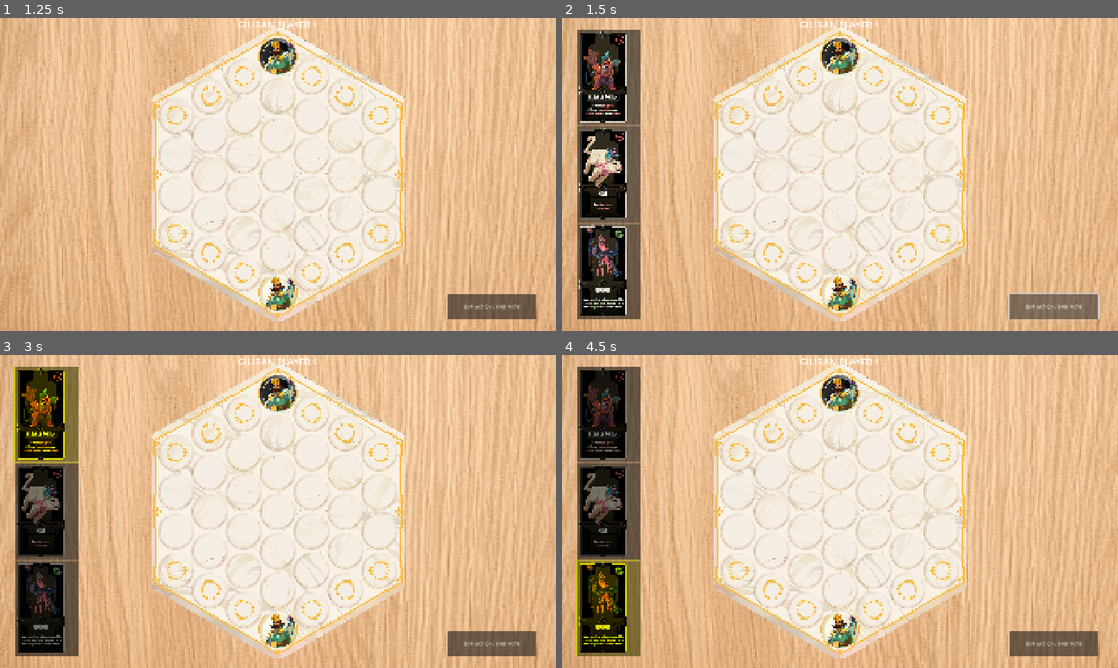
Above: before the commit, frames 1-4 (two rows, left to right).
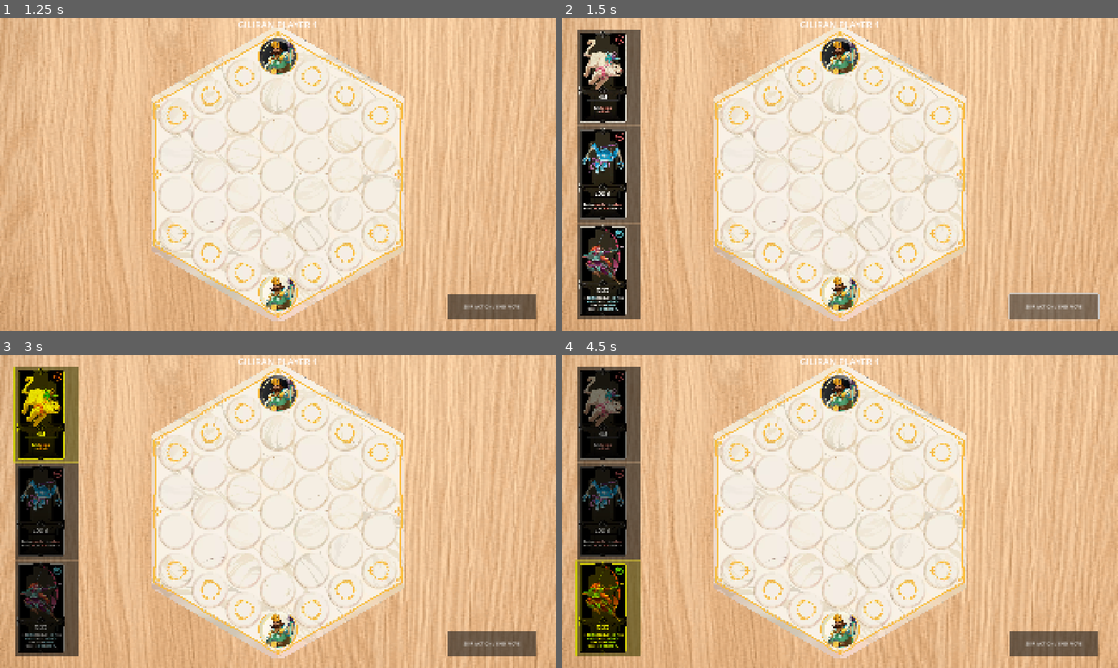
Above: after the commit, the same moments.

Repository: jecongg/proyek-ai
Game: Godot game, scene res://MainMenu.tscn
Same seed, same stepped clock (60 frames per second), same inputs: the game is played once before the commit and once after it.
Inputs (mouse positions are in pixels of both pictures, inside the frame that each line leads up to):
- Up to frame 1 (1.25 s): click "Play" at 0.5 s
- Up to frame 2 (1.5 s): click "SKIP ACTION / END MOVE" at 1.25 s
- Up to frame 3 (3 s): click "SKIP ACTION / END MOVE" at 2 s; click (44, 414) at 2.75 s
- Up to frame 4 (4.5 s): click (606, 511) at 3.5 s; click (606, 608) at 4.25 s

Frame 1 is identical in both runs. In frame 2, 2.6% of the frame differs, in the area x 3-12%, y 6-95%; in frame 3, 2.3%; in frame 4, 2.4%.

Commit message:
Acrobat and Bruiser skill

Diff:
--- a/CardDB.gd
+++ b/CardDB.gd
@@ -10,19 +10,19 @@
 	"RIDER": RiderData,
 	"ASSASSIN": AssassinData,
 	"ARCHER": ArcherData,
-	"ROYAL_GUARD": RoyalGuardData,
-	"VIZIER": VizierData,
-	"WANDERER": WandererData,
-	"BREWMASTER": BrewmasterData,
-	"BRUISER": BruiserData,
-	"CLAW_LAUNCHER": ClawLauncherData,
-	"ILLUSIONIST": IllusionistData,
-	"MANIPULATOR": ManipulatorData,
-	"JAILER": JailerData,
-	"PROTECTOR": ProtectorData,
-	"NEMESIS": NemesisData,
-	"HERMIT": HermitData,
-	"CUB": CubData
+	#"ROYAL_GUARD": RoyalGuardData,
+	#"VIZIER": VizierData,
+	#"WANDERER": WandererData,
+	#"BREWMASTER": BrewmasterData,
+	#"BRUISER": BruiserData,
+	#"CLAW_LAUNCHER": ClawLauncherData,
+	#"ILLUSIONIST": IllusionistData,
+	#"MANIPULATOR": ManipulatorData,
+	#"JAILER": JailerData,
+	#"PROTECTOR": ProtectorData,
+	#"NEMESIS": NemesisData,
+	#"HERMIT": HermitData,
+	#"CUB": CubData
 }
 
 # --- DECK MANAGEMENT ---
--- a/characters/AcrobatData.gd
+++ b/characters/AcrobatData.gd
@@ -9,39 +9,69 @@
 	card_x = 0
 	card_y = 0
 	ai_value = 4
+	has_active_skill = true
 
 func get_valid_moves(board_state: Dictionary, current_pos: Vector2i, my_owner_id: int) -> Array:
 	var moves = []
-
-	# PENTING: Ambil arah dari GridManager yang sudah dikoreksi
-	# Jangan ketik manual Vector2i lagi
-	#var directions = preload("res://game_panel.gd").GridManager_DIRECTIONS
-	# ^ Cara di atas agak ribet karena GridManager nempel di node.
-	# LEBIH BAIK KITA COPY ARRAYNYA KE SINI:
-	const valid_directions = [
-		Vector2i(0, -1),  # Atas Kiri
-		Vector2i(1, -2),  # Atas Kanan
-		Vector2i(1, -1),  # Kanan
-		Vector2i(0, 1),   # Bawah Kanan
-		Vector2i(-1, 2),  # Bawah Kiri
-		Vector2i(-1, 1)   # Kiri
+	const directions = [
+		Vector2i(0, -1), Vector2i(1, -2), Vector2i(1, -1),
+		Vector2i(0, 1), Vector2i(-1, 2), Vector2i(-1, 1)
 	]
 
-	#var valid_directions = [
-		#Vector2i(0, -1), Vector2i(1, -2), Vector2i(1, -1),
-		#Vector2i(0, 1), Vector2i(-1, 2), Vector2i(-1, 1)
-	#]
-
-	for dir in valid_directions:
-		# Lompat 2 langkah (kali 2)
-		var target_pos = current_pos + (dir * 2)
-
-		# Logic tambahan: Acrobat biasanya harus melompati SESEORANG.
-		# Kalau di game aslinya boleh lompat di ruang kosong, biarkan code ini.
-		# Kalau wajib ada orang yang dilompati:
-		# var mid_pos = current_pos + dir
-		# if board_state.has(mid_pos): moves.append(target_pos)
-
-		moves.append(target_pos)
+	for dir in directions:
+		var target = current_pos + dir
+		if not board_state.has(target):
+			moves.append(target)
 
 	return moves
+
+# --- 2. TARGET SKILL (Lompatan) ---
+# Mencari titik pendaratan lompatan (1x atau 2x)
+func get_skill_targets(board_state: Dictionary, current_pos: Vector2i, my_owner_id: int) -> Array:
+	var targets = []
+	const directions = [
+		Vector2i(0, -1), Vector2i(1, -2), Vector2i(1, -1),
+		Vector2i(0, 1), Vector2i(-1, 2), Vector2i(-1, 1)
+	]
+
+	# --- LOMPATAN PERTAMA ---
+	for dir in directions:
+		var mid_pos = current_pos + dir          # Batu loncatan (harus ada orang)
+		var land_pos_1 = current_pos + (dir * 2) # Pendaratan 1 (harus kosong)
+
+		# Syarat: Ada orang di tengah & Tujuan kosong
+		if board_state.has(mid_pos) and not board_state.has(land_pos_1):
+
+			# Tambahkan Pendaratan 1 sebagai opsi
+			if not targets.has(land_pos_1):
+				targets.append(land_pos_1)
+
+			# --- LOMPATAN KEDUA (Combo) ---
+			# Cek lagi dari posisi pendaratan 1
+			for dir2 in directions:
+				var mid_pos_2 = land_pos_1 + dir2
+				var land_pos_2 = land_pos_1 + (dir2 * 2)
+
+				# Tidak boleh balik ke posisi awal (aturan umum)
+				if land_pos_2 != current_pos:
+					if board_state.has(mid_pos_2) and not board_state.has(land_pos_2):
+
+						# Tambahkan Pendaratan 2 sebagai opsi
+						if not targets.has(land_pos_2):
+							targets.append(land_pos_2)
+
+	return targets
+
+# --- 3. EKSEKUSI SKILL ---
+# Pindahkan unit ke titik pendaratan yang dipilih
+func resolve_skill(board_state: Dictionary, current_pos: Vector2i, target_pos: Vector2i, grid_ref) -> bool:
+	# Cek validitas sederhana
+	if board_state.has(target_pos): return false
+
+	print("ACROBAT: Melompat ke ", target_pos)
+
+	# Gunakan force_move_unit yang sudah ada di GridManager
+	# (Visualnya akan meluncur/terbang ke tujuan)
+	grid_ref.force_move_unit(current_pos, target_pos)
+
+	return true
--- a/characters/BruiserData.gd
+++ b/characters/BruiserData.gd
@@ -4,8 +4,103 @@
 func _init():
 	id = "BRUISER"
 	display_name = "Bruiser"
-	description = "Mendorong musuh di sebelah."
+	description = "Skill: Mendorong musuh dan menempati posisinya."
 	sprite_column = 5
 	card_x = 3
 	card_y = 0
 	ai_value = 6
+	has_active_skill = true
+
+# --- 1. GERAKAN STANDAR (Tanpa Skill) ---
+func get_valid_moves(board_state: Dictionary, current_pos: Vector2i, my_owner_id: int) -> Array:
+	var moves = []
+	const directions = [
+		Vector2i(0, -1), Vector2i(1, -2), Vector2i(1, -1),
+		Vector2i(0, 1), Vector2i(-1, 2), Vector2i(-1, 1)
+	]
+
+	for dir in directions:
+		var target = current_pos + dir
+		if not board_state.has(target):
+			moves.append(target)
+	return moves
+
+# --- 2. TARGET SKILL (Cari Petak Kosong di Belakang Musuh) ---
+func get_skill_targets(board_state: Dictionary, current_pos: Vector2i, my_owner_id: int) -> Array:
+	var targets = []
+	const directions = [
+		Vector2i(0, -1), Vector2i(1, -2), Vector2i(1, -1),
+		Vector2i(0, 1), Vector2i(-1, 2), Vector2i(-1, 1)
+	]
+
+	# Loop 1: Cari Musuh di Sebelah
+	for dir in directions:
+		var enemy_pos = current_pos + dir
+
+		# Cek apakah ada unit & itu musuh
+		if board_state.has(enemy_pos):
+			var unit = board_state[enemy_pos]
+			if unit.owner_id != my_owner_id:
+
+				# Loop 2: Cari 3 Titik di "Belakang" Musuh
+				# Definisi "Belakang" = Tetangga Musuh yang BUKAN tetangga Bruiser
+				for dir2 in directions:
+					var push_dest = enemy_pos + dir2
+
+					# Syarat Valid Push:
+					# 1. Tile tujuan harus kosong
+					# 2. Tile tujuan TIDAK BOLEH posisi Bruiser saat ini (jelas)
+					# 3. Tile tujuan TIDAK BOLEH bersebelahan dengan Bruiser (karena itu namanya geser samping, bukan dorong)
+					if not board_state.has(push_dest):
+						if push_dest != current_pos and not is_neighbor(current_pos, push_dest):
+							if not targets.has(push_dest):
+								targets.append(push_dest)
+
+	return targets
+
+# --- 3. EKSEKUSI SKILL ---
+func resolve_skill(board_state: Dictionary, current_pos: Vector2i, target_pos: Vector2i, grid_ref) -> bool:
+	const directions = [
+		Vector2i(0, -1), Vector2i(1, -2), Vector2i(1, -1),
+		Vector2i(0, 1), Vector2i(-1, 2), Vector2i(-1, 1)
+	]
+
+	# Kita harus mencari TAHU siapa musuh yang didorong.
+	# Musuh adalah unit yang:
+	# 1. Tetangga Bruiser (current_pos)
+	# 2. Tetangga Target (target_pos)
+
+	var enemy_pos = Vector2i(999, 999)
+	var found = false
+
+	for dir in directions:
+		var check = current_pos + dir
+		if board_state.has(check):
+			# Cek apakah unit ini juga tetangga dari target_pos?
+			if is_neighbor(check, target_pos):
+				enemy_pos = check
+				found = true
+				break
+
+	if not found: return false
+
+	print("BRUISER: Mendorong musuh di ", enemy_pos, " ke ", target_pos)
+
+	# URUTAN GERAKAN:
+	# 1. Pindahkan Musuh dulu (ke target_pos)
+	grid_ref.force_move_unit(enemy_pos, target_pos)
+
+	# 2. Bruiser maju mengisi tempat kosong bekas musuh (enemy_pos)
+	# Beri sedikit delay visual jika memungkinkan, tapi langsung juga oke
+	grid_ref.force_move_unit(current_pos, enemy_pos)
+
+	return true
+
+# --- HELPER: Cek apakah A dan B tetanggaan ---
+func is_neighbor(a: Vector2i, b: Vector2i) -> bool:
+	var diff = b - a
+	const directions = [
+		Vector2i(0, -1), Vector2i(1, -2), Vector2i(1, -1),
+		Vector2i(0, 1), Vector2i(-1, 2), Vector2i(-1, 1)
+	]
+	return diff in directions
